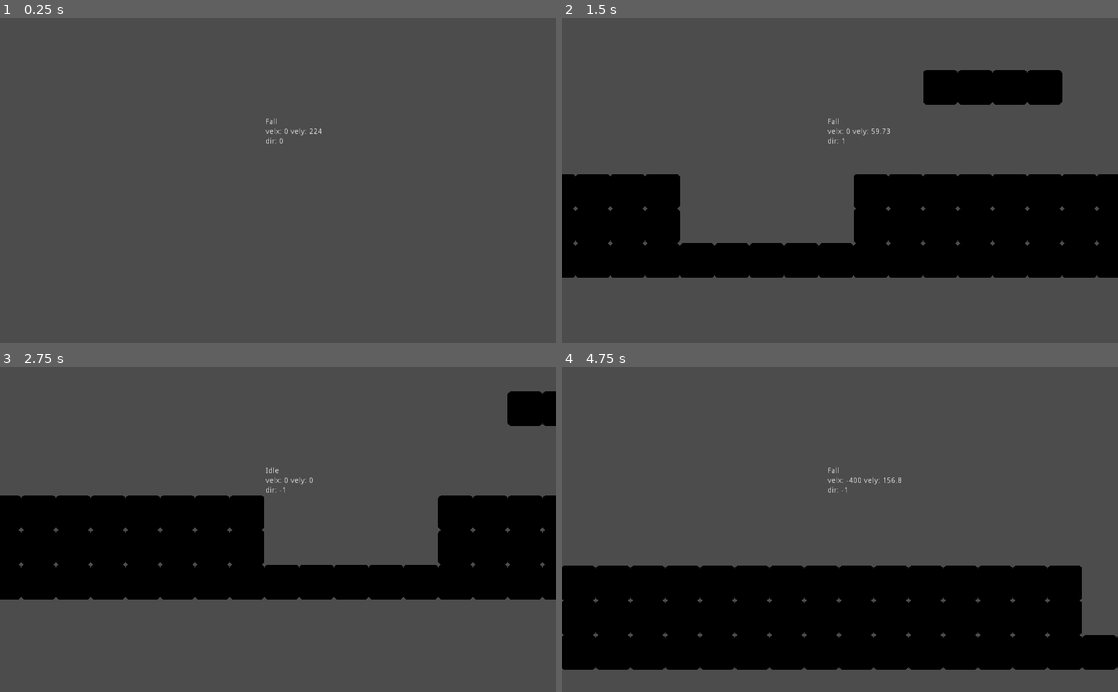
Above: before the commit, frames 1-4 (two rows, left to right).
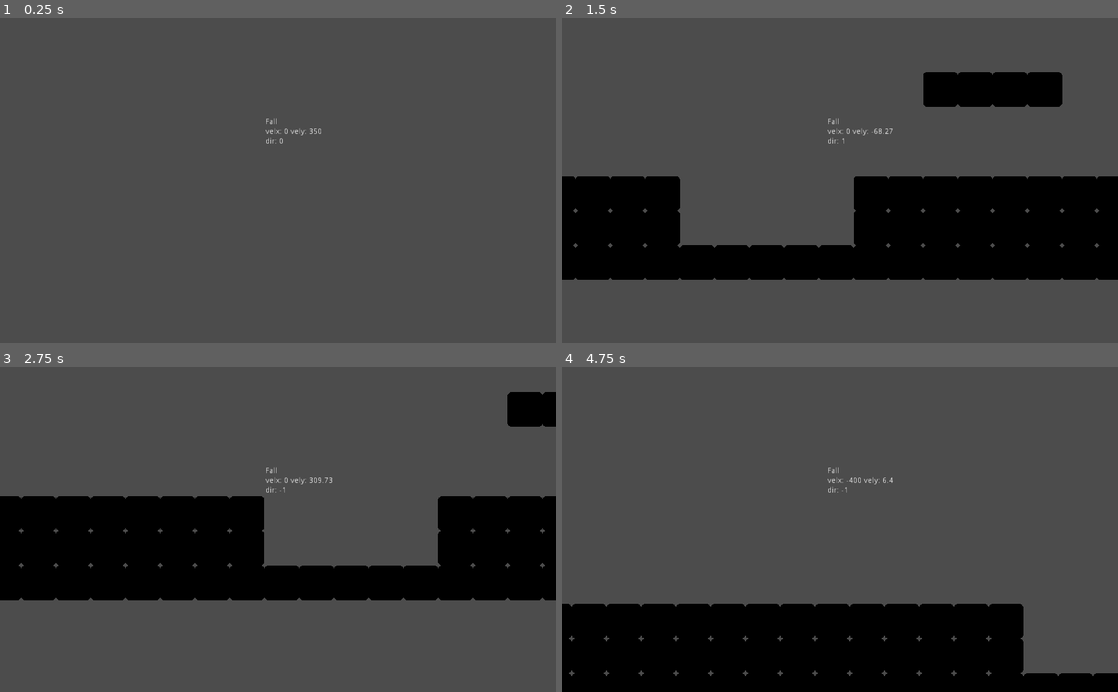
Above: after the commit, the same moments.

Repository: azylazide/godot-player-statemachine
Game: Godot game, scene res://fsm/fsm.tscn
The game is run twice, just before and just after one commit, with the same random seed, the same clock (stepped at 60 frames per second) and the same inputs. The engine's default icon, where the game draws it, is replaced by a stand-in: a white triangle on a blue panel in a dark square.
Inputs:
- Up to frame 1 (0.25 s): no input
- Up to frame 2 (1.5 s): hold X (dash) 0.53-1.28 s; hold Right (right) from 0.53 s (still down); tap Up (jump) at 0.77, 0.8, 1.07, 1.35 s
- Up to frame 3 (2.75 s): tap Up (jump) at 1.52, 1.82, 2.3 s; tap X (dash) at 1.55 s; release Right (right) at 2.03 s; hold Left (left) from 2.03 s (still down); hold X (dash) from 2.03 s (still down)
- Up to frame 4 (4.75 s): release Left (left) at 2.78 s; release X (dash) at 2.78 s; hold Right (right) 2.78-4.28 s; tap X (dash) at 2.85, 4.35 s; tap Up (jump) at 3.02, 3.32, 4.52 s; hold Up (jump) 3.53-4.28 s; hold Left (left) from 4.28 s (still down)

The runs differ from the first frame. In frame 1, less than 0.1% of the frame differs, in the area x 55-58%, y 33-36%; in frame 2, 1.9%; in frame 3, 0.6%; in frame 4, 21%, in the area x 0-100%, y 33-100%.

Commit message:
rough variable jumping fast gravity for fall ground dash quirk with long coyote jumping

Diff:
--- a/fsm/player/GroundDash.gd
+++ b/fsm/player/GroundDash.gd
@@ -19,6 +19,7 @@
 	return _state_info
 
 func state_physics(_delta: float) -> void:
+	player.prior_grounded()
 	player.apply_movement()
 	player.after_grounded()
 
@@ -28,7 +29,19 @@
 				state_machine.switch_states("Run")
 			else:
 				state_machine.switch_states("Idle")
-		else:
+		elif not player.on_floor and player.was_on_floor:
+			player.coyote_timer.wait_time = 0.05
+			player.coyote_timer.start()
+		elif not player.on_floor and not player.was_on_floor:
 			state_machine.switch_states("Fall")
 
 	pass
+
+func state_input(_event: InputEvent) -> void:
+	if _event.is_action_pressed("jump"):
+		state_machine.switch_states("Jump")
+
+	if _event.is_action_pressed("dash"):
+		if player.dash_cooldown.is_stopped():
+			player.dash_cooldown.start()
+			state_machine.switch_states("GDash")
--- a/fsm/player/Idle.gd
+++ b/fsm/player/Idle.gd
@@ -29,6 +29,7 @@
 	if not player.on_floor and not player.was_on_floor:
 		state_machine.switch_states("Fall")
 
+	#jump buffer
 	if player.on_floor and not player.jump_bufferer.is_stopped():
 		player.jump_bufferer.stop()
 		state_machine.switch_states("Jump")
--- a/fsm/player/Jump.gd
+++ b/fsm/player/Jump.gd
@@ -17,8 +17,8 @@
 	pass
 
 func state_input(_event: InputEvent) -> void:
-	if _event.is_action_released("jump"):
-		player.velocity.y = 0
+	if _event.is_action_released("jump") and player.velocity.y < player.min_jump_force:
+		player.velocity.y = player.min_jump_force
 		state_machine.switch_states("Fall")
 
 	.state_input(_event)
--- a/fsm/player/OnGround.gd
+++ b/fsm/player/OnGround.gd
@@ -16,8 +16,4 @@
 			state_machine.switch_states("GDash")
 
 func state_physics(_delta: float) -> void:
-	player.apply_gravity(_delta)
-	player.calculate_velocity()
-	player.prior_grounded()
-	player.apply_movement()
-	player.after_grounded()
+	.state_physics(_delta)
--- a/fsm/player/Run.gd
+++ b/fsm/player/Run.gd
@@ -23,6 +23,7 @@
 	if not player.on_floor and not player.was_on_floor:
 		state_machine.switch_states("Fall")
 
+	#jump buffer
 	if player.on_floor and not player.jump_bufferer.is_stopped():
 		player.jump_bufferer.stop()
 		state_machine.switch_states("Jump")
--- a/fsm/player/player.gd
+++ b/fsm/player/player.gd
@@ -8,6 +8,7 @@
 
 var velocity = Vector2.ZERO
 var jump_force: float
+var min_jump_force: float
 var dash_force: float
 var direction: float
 var face_direction: float
@@ -43,6 +44,7 @@
 	fall_grav = _fall_gravity()
 	#calculate jump constant
 	jump_force = -_jump_vel()
+	min_jump_force = -_jump_vel(0.5,_gap_length/2.0)
 	#calculate dash constant
 	dash_force = _dash_speed()
 
@@ -53,6 +55,8 @@
 
 	dash_cooldown.wait_time = dash_cooldown_time
 	coyote_timer.wait_time = coyote_time
+# warning-ignore:return_value_discarded
+	coyote_timer.connect("timeout",self,"_reset_coyote_time")
 	jump_bufferer.wait_time = jump_buffer
 
 	pass
@@ -66,7 +70,10 @@
 		velocity.y = 0
 		return
 
-	velocity.y += jump_grav*delta
+	if velocity.y < 0:
+		velocity.y += jump_grav*delta
+	else:
+		velocity.y += fall_grav*delta
 	#terminal velocity
 	velocity.y = min(velocity.y,MAX_FALL)
 
@@ -96,6 +103,8 @@
 func floor_check() -> bool:
 	return is_on_floor() or not coyote_timer.is_stopped()
 
+func _reset_coyote_time() -> void:
+	coyote_timer.wait_time = coyote_time
 
 #movement parameter calculations
 
@@ -104,11 +113,11 @@
 	return output
 
 func _fall_gravity() -> float:
-	var output = 2*(_jump_height*_tile_units)/(_gap_length*_tile_units)
+	var output = 2*(_jump_height*_tile_units*pow(MAX_WALK_TILE*_tile_units,2))/(pow(0.8*_gap_length*_tile_units/2.0,2))
 	return output
 
-func _jump_vel() -> float:
-	var output = (2*_jump_height*_tile_units*MAX_WALK_TILE*_tile_units)/(_gap_length*_tile_units/2.0)
+func _jump_vel(h: float = _jump_height, x: float = _gap_length) -> float:
+	var output = (2*h*_tile_units*MAX_WALK_TILE*_tile_units)/(x*_tile_units/2.0)
 	return output
 
 func _dash_speed() -> float:
--- a/fsm/player/player_state.gd
+++ b/fsm/player/player_state.gd
@@ -13,6 +13,7 @@
 func state_physics(_delta: float) -> void:
 	player.apply_gravity(_delta)
 	player.calculate_velocity()
+	player.prior_grounded()
 	player.apply_movement()
 	player.after_grounded()
 	pass
